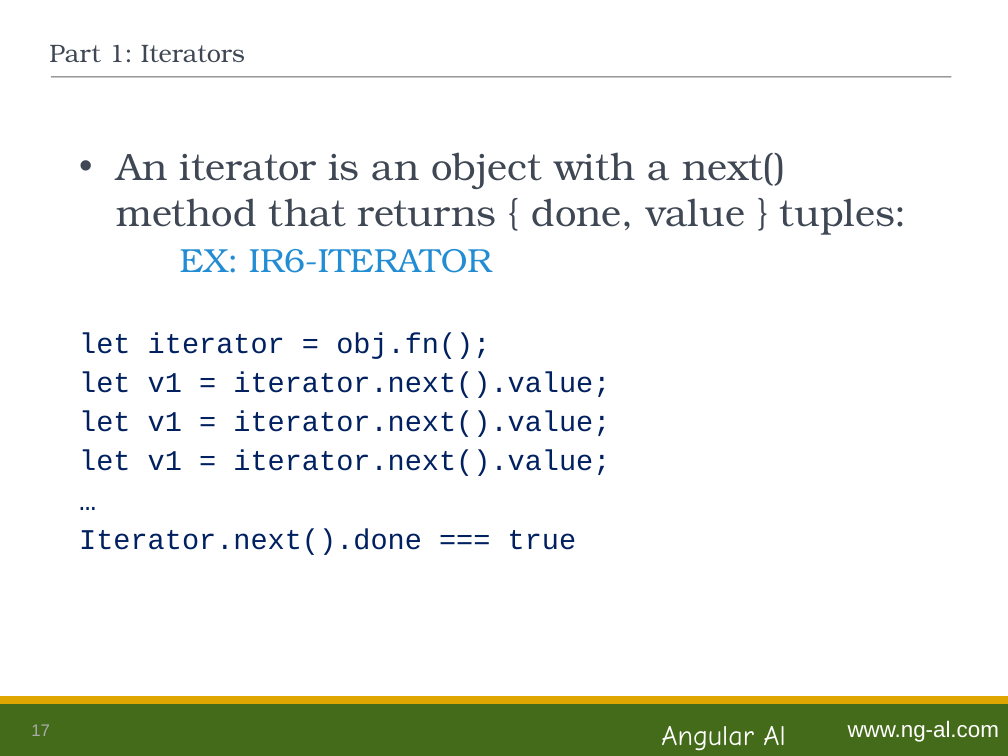
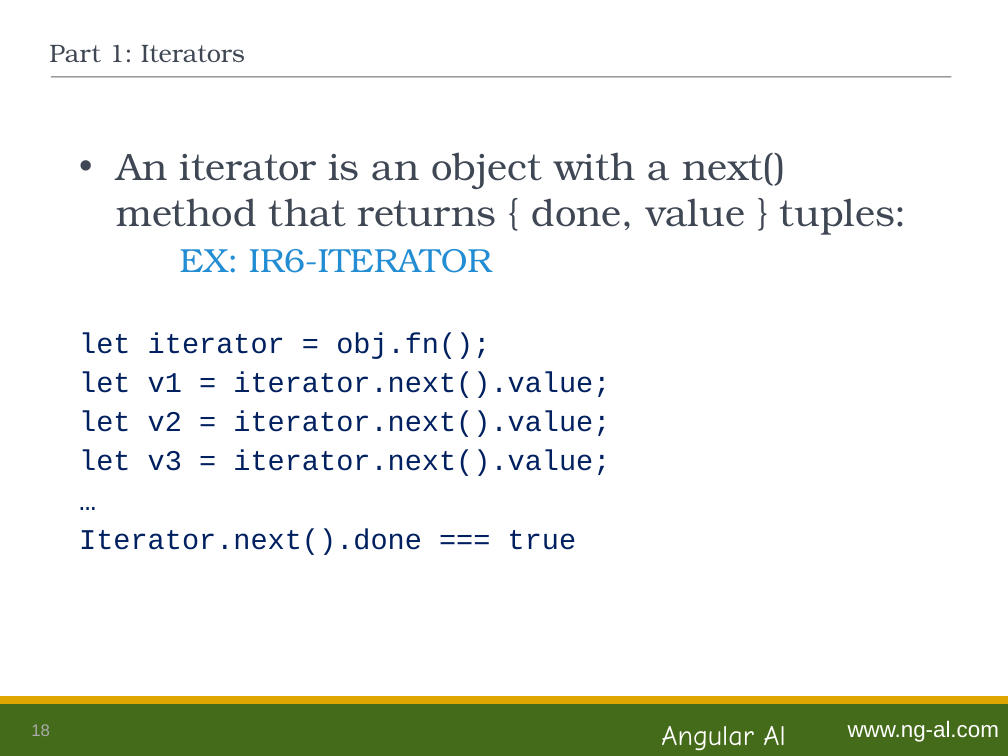
Before and after one commit to ng-al/es6-Intro, a slide deck: slide 18 of es6_Intro.ppt (slide 17 before the commit). Drawn at 1008x756 pixels with LibreOffice and Linux fonts; fonts in the diff are those of the drawing. Boxes give left, top, right and bottom in pixels: in the first picture for what was removed or moved away, otherwise in the second. Text is boxed around its words. In the diff, an @@ line names an element or a change of style, - is before the commit and + after.

Commit message:
Updated slides for part 1

```diff
--- a/es6_Intro.ppt
+++ b/es6_Intro.ppt
@@ text at [79,411,610,476]: text changed @@
-let v1 = iterator.next().value;
-let v1 = iterator.next().value;
+let v2 = iterator.next().value;
+let v3 = iterator.next().value;
@@ page number at [31,724,50,736]: text changed @@
-17
+18
```
Also in this commit, not shown: 3 other slides changed, 2 slides added.
